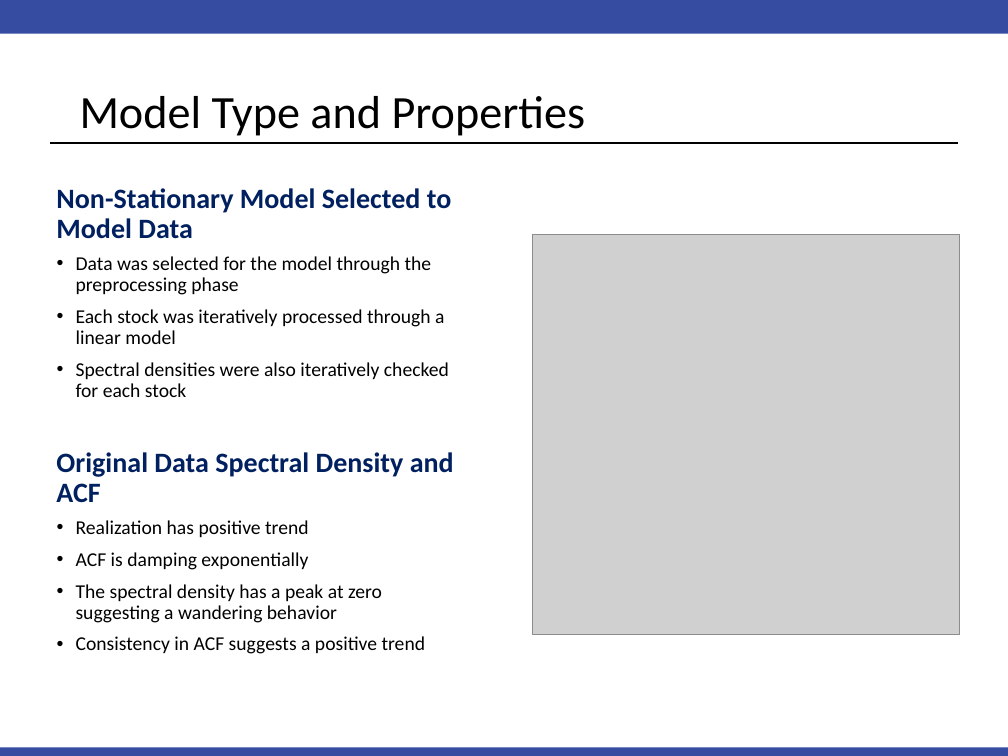
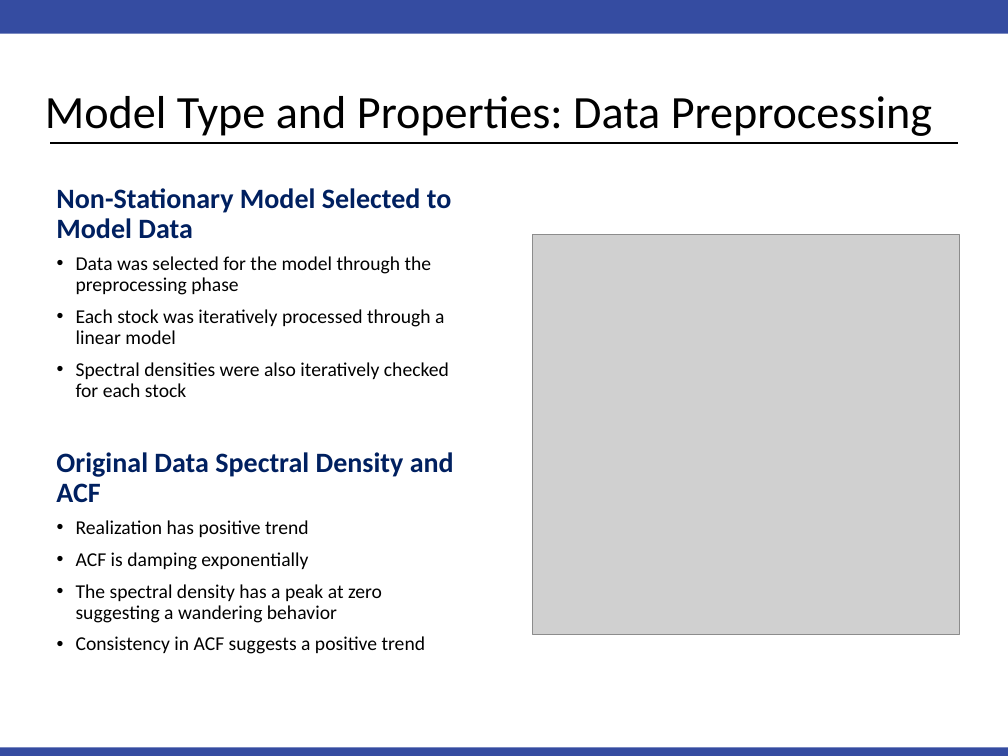
Before and after one commit to PaulAdams4361/Time-Series-Project, a slide deck: slide 4 of FinalPresentation.pptx (slide 5 before the commit). Drawn at 1008x756 pixels with LibreOffice and Linux fonts; fonts in the diff are those of the drawing; grey boxes stand for pictures. Boxes give left, top, right and bottom in pixels: in the first picture for what was removed or moved away, otherwise in the second. Text is boxed around its words. In the diff, an @@ line names an element or a change of style, - is before the commit and + after.

```diff
--- a/FinalPresentation.pptx
+++ b/FinalPresentation.pptx
@@ title at <box>45,96,932,136</box>: text changed @@
-Model Type and Properties
+Model Type and Properties: Data Preprocessing
```
Also in this commit, not shown: 4 other slides changed.
